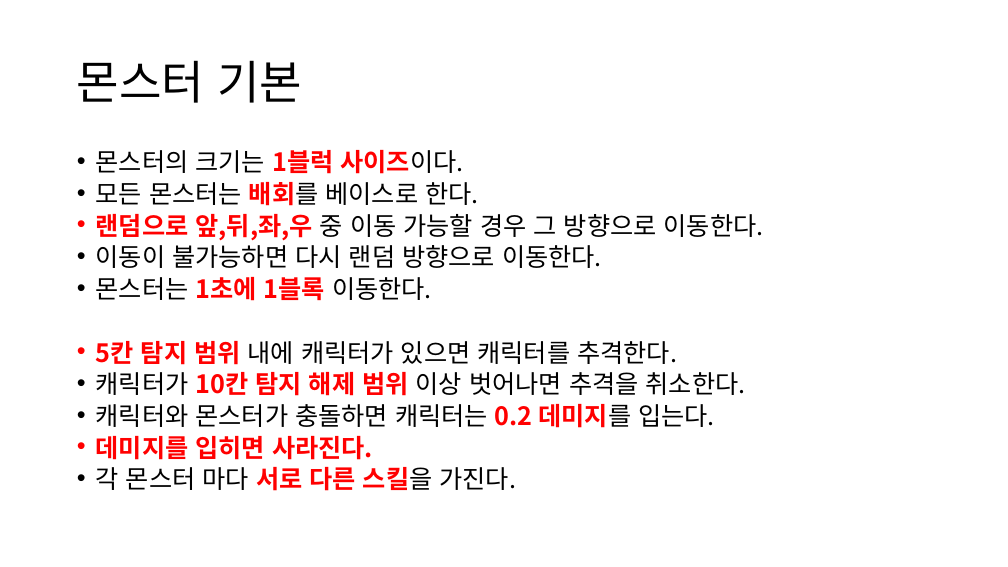
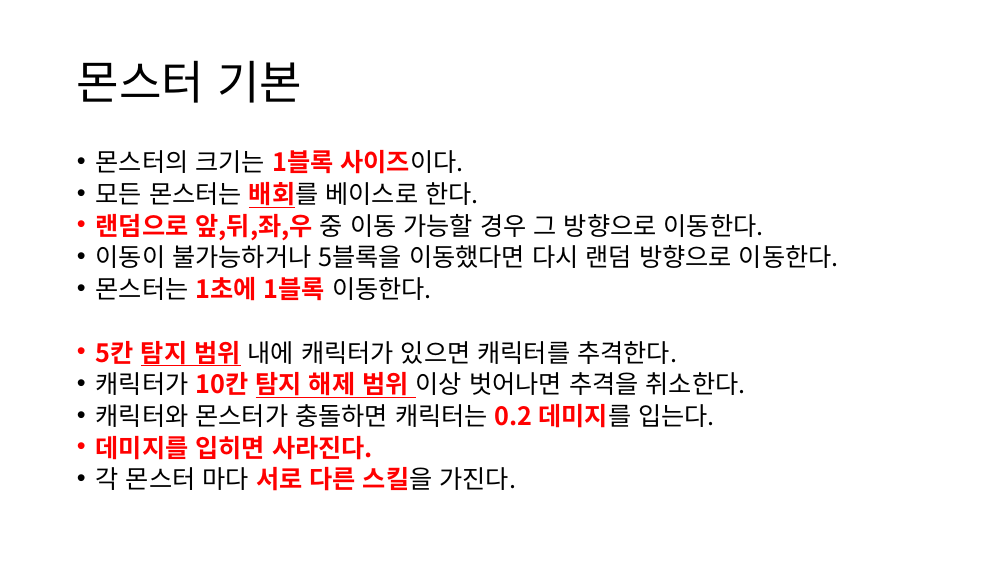
Before and after one commit to yimgunho/Witch_of_Time, a slide deck: slide 2 of 시간의 마녀_몬스터 기획.pptx. Drawn at 1008x567 pixels with LibreOffice and Linux fonts; fonts in the diff are those of the drawing. Boxes give left, top, right and bottom in pixels: in the first picture for what was removed or moved away, otherwise in the second. Text is boxed around its words. In the diff, an @@ line names an element or a change of style, - is before the commit and + after.

Commit message:
몬스터 기획 3

```diff
--- a/시간의 마녀_몬스터 기획.pptx
+++ b/시간의 마녀_몬스터 기획.pptx
@@ text at <box>96,150,463,174</box>: text changed @@
-• 몬스터의 크기는 1블럭 사이즈이다.
+• 몬스터의 크기는 1블록 사이즈이다.
@@ text at <box>96,182,746,398</box>: underline on in "배회를", "탐지 범위", "탐지 해제 범위" @@
@@ text at <box>96,245,839,268</box>: text changed @@
-• 이동이 불가능하면 다시 랜덤 방향으로 이동한다.
+• 이동이 불가능하거나 5블록을 이동했다면 다시 랜덤 방향으로 이동한다.
```
Also in this commit, not shown: 4 other slides changed, 10 slides added.
